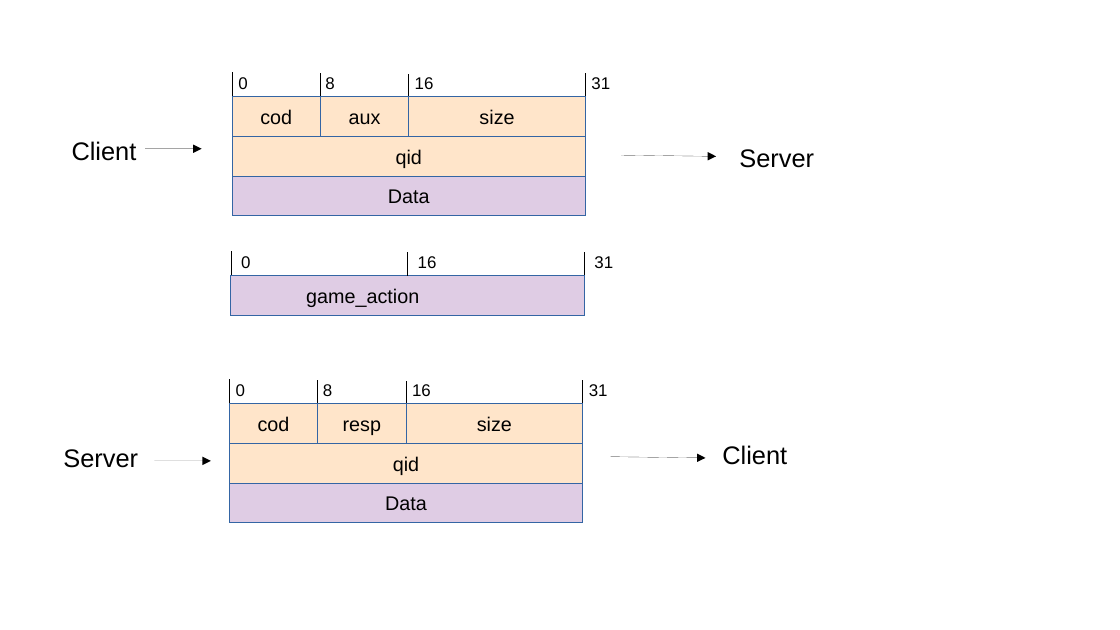
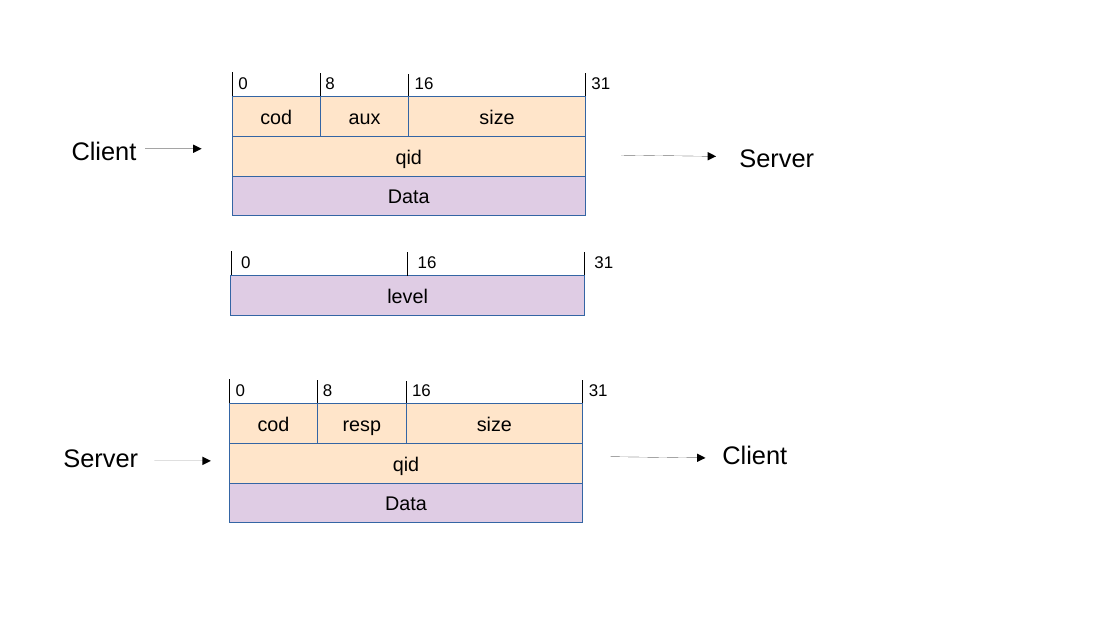
Before and after one commit to santiaaba/c-stars, a slide deck: slide 1 of docs/Sin título 1.odp. Drawn at 1120x630 pixels with LibreOffice and Linux fonts; fonts in the diff are those of the drawing. Boxes give left, top, right and bottom in pixels: in the first picture for what was removed or moved away, otherwise in the second. Text is boxed around its words. In the diff, an @@ line names an element or a change of style, - is before the commit and + after.

```diff
--- a/docs/Sin título 1.odp
+++ b/docs/Sin título 1.odp
@@ text in rectangle at (387, 288, 428, 303): text changed @@
-game_action
+level
```
Also in this commit, not shown: 3 slides added, 4 other files.
